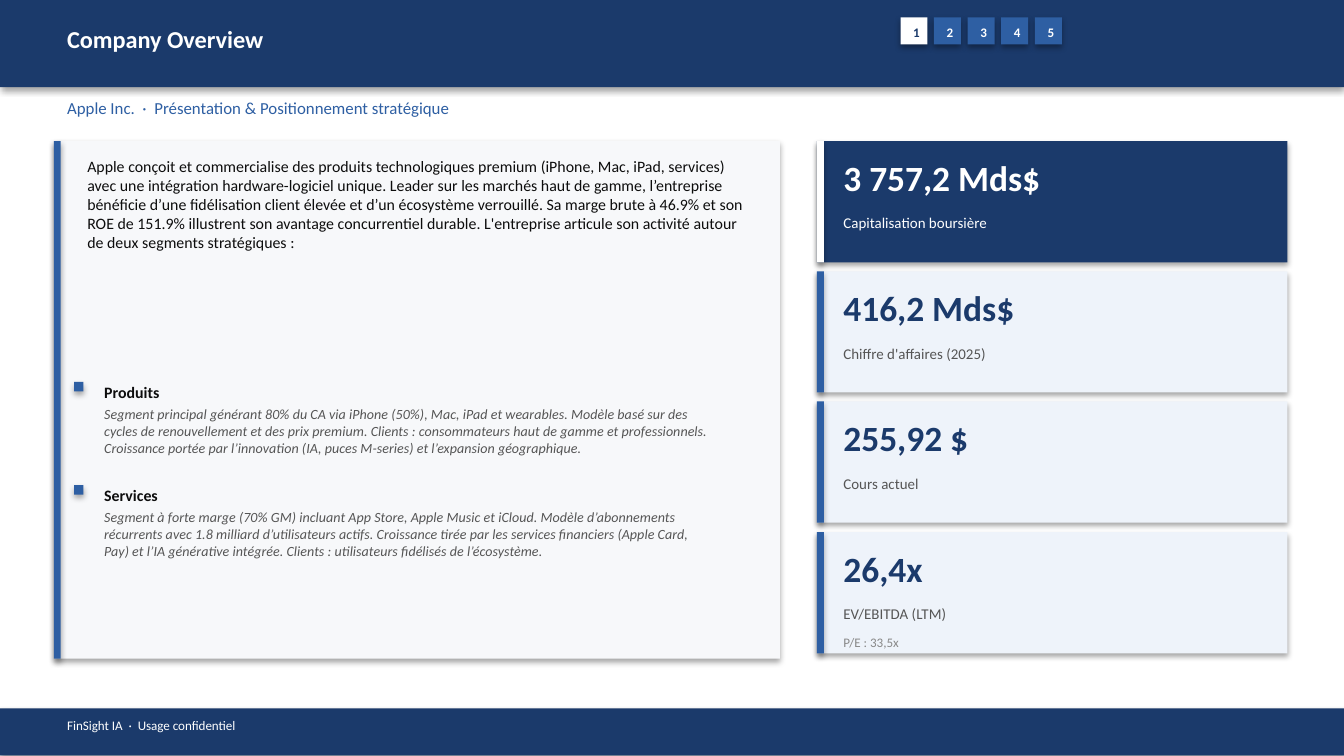
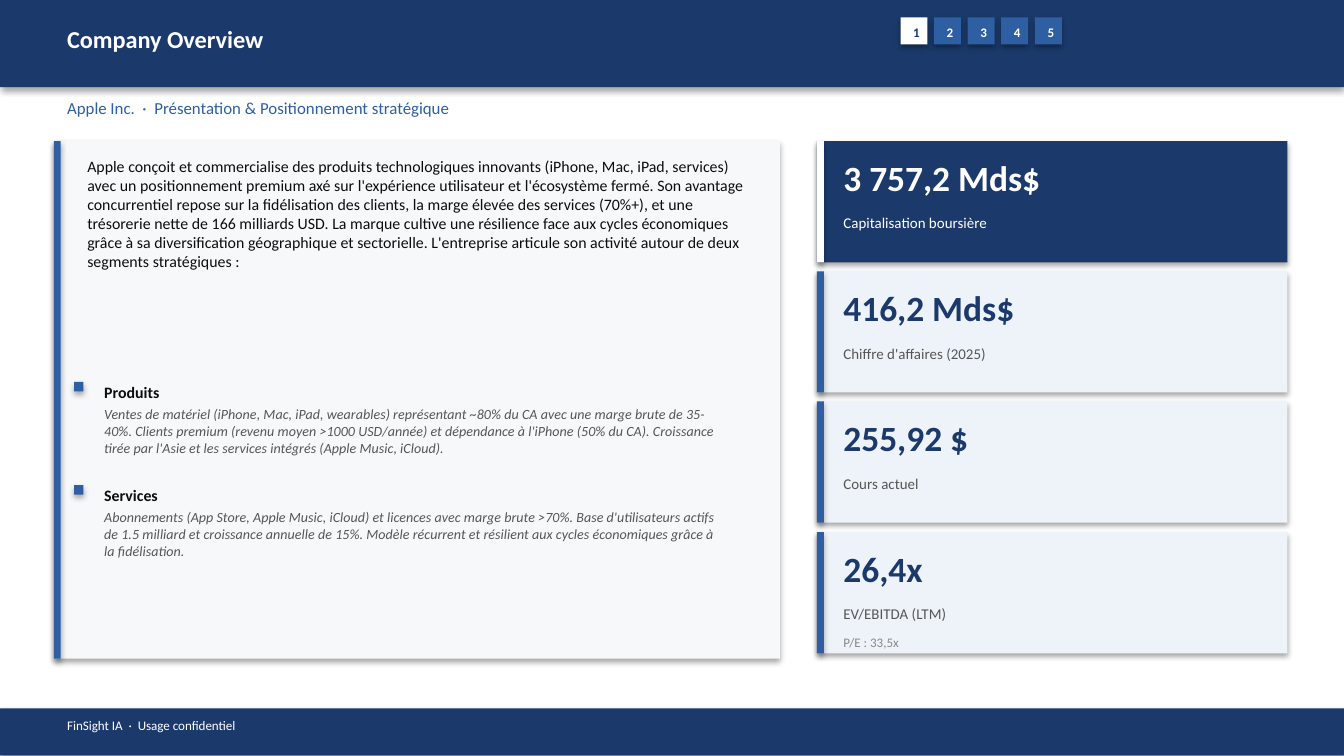
Before and after one commit to baptistejeh07-art/finsight-ia, a slide deck: slide 5 of preview/AAPL/AAPL_pitchbook.pptx. Drawn at 1344x756 pixels with LibreOffice and Linux fonts; fonts in the diff are those of the drawing. Boxes give left, top, right and bottom in pixels: in the first picture for what was removed or moved away, otherwise in the second. Text is boxed around its words. In the diff, an @@ line names an element or a change of style, - is before the commit and + after.

```diff
--- a/preview/AAPL/AAPL_pitchbook.pptx
+++ b/preview/AAPL/AAPL_pitchbook.pptx
@@ text at (87, 160, 743, 270): text changed @@
-Apple conçoit et commercialise des produits technologiques premium (iPhone, Mac, iPad, services) avec une intégration hardware-logiciel unique. Leader sur les marchés haut de gamme, l’entreprise bénéficie d’une fidélisation client élevée et d’un écosystème verrouillé. Sa marge brute à 46.9% et son ROE de 151.9% illustrent son avantage concurrentiel durable. L'entreprise articule son activité autour de deux segments stratégiques :
+Apple conçoit et commercialise des produits technologiques innovants (iPhone, Mac, iPad, services) avec un positionnement premium axé sur l'expérience utilisateur et l'écosystème fermé. Son avantage concurrentiel repose sur la fidélisation des clients, la marge élevée des services (70%+), et une trésorerie nette de 166 milliards USD. La marque cultive une résilience face aux cycles économiques grâce à sa diversification géographique et sectorielle. L'entreprise articule son activité autour de deux segments stratégiques :
@@ text at (104, 409, 714, 456): text changed @@
-Segment principal générant 80% du CA via iPhone (50%), Mac, iPad et wearables. Modèle basé sur des cycles de renouvellement et des prix premium. Clients : consommateurs haut de gamme et professionnels. Croissance portée par l’innovation (IA, puces M-series) et l’expansion géographique.
+Ventes de matériel (iPhone, Mac, iPad, wearables) représentant ~80% du CA avec une marge brute de 35-40%. Clients premium (revenu moyen >1000 USD/année) et dépendance à l'iPhone (50% du CA). Croissance tirée par l'Asie et les services intégrés (Apple Music, iCloud).
@@ text at (104, 512, 715, 558): text changed @@
-Segment à forte marge (70% GM) incluant App Store, Apple Music et iCloud. Modèle d’abonnements récurrents avec 1.8 milliard d’utilisateurs actifs. Croissance tirée par les services financiers (Apple Card, Pay) et l’IA générative intégrée. Clients : utilisateurs fidélisés de l’écosystème.
+Abonnements (App Store, Apple Music, iCloud) et licences avec marge brute >70%. Base d'utilisateurs actifs de 1.5 milliard et croissance annuelle de 15%. Modèle récurrent et résilient aux cycles économiques grâce à la fidélisation.
```
Also in this commit, not shown: 12 other slides changed, 4 other files.
